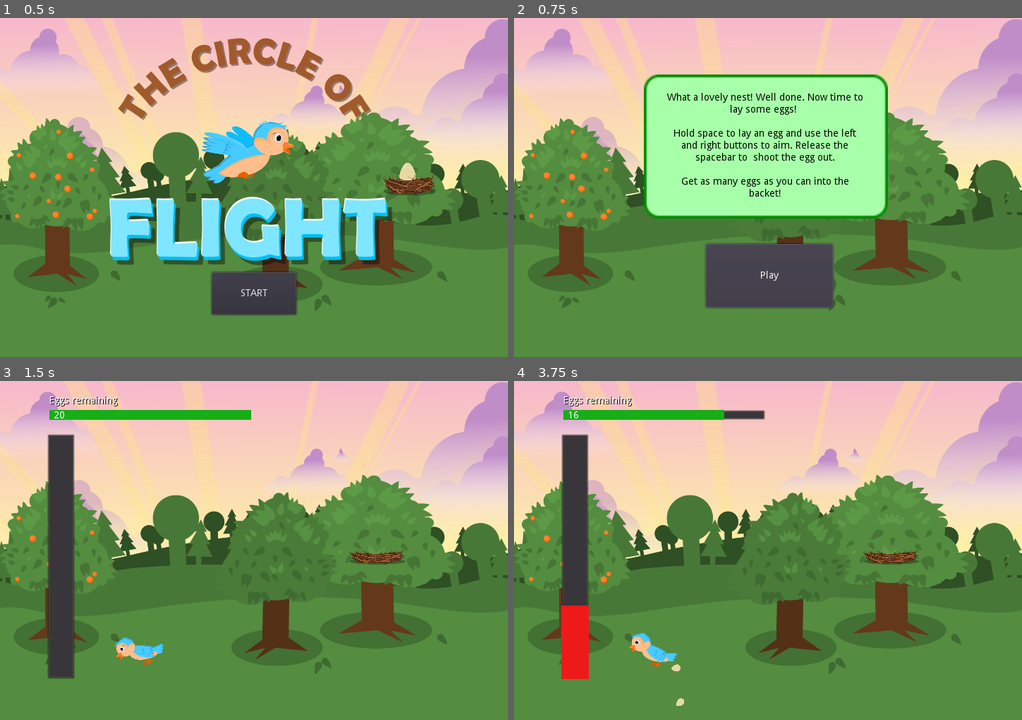
Above: before the commit, frames 1-4 (two rows, left to right).
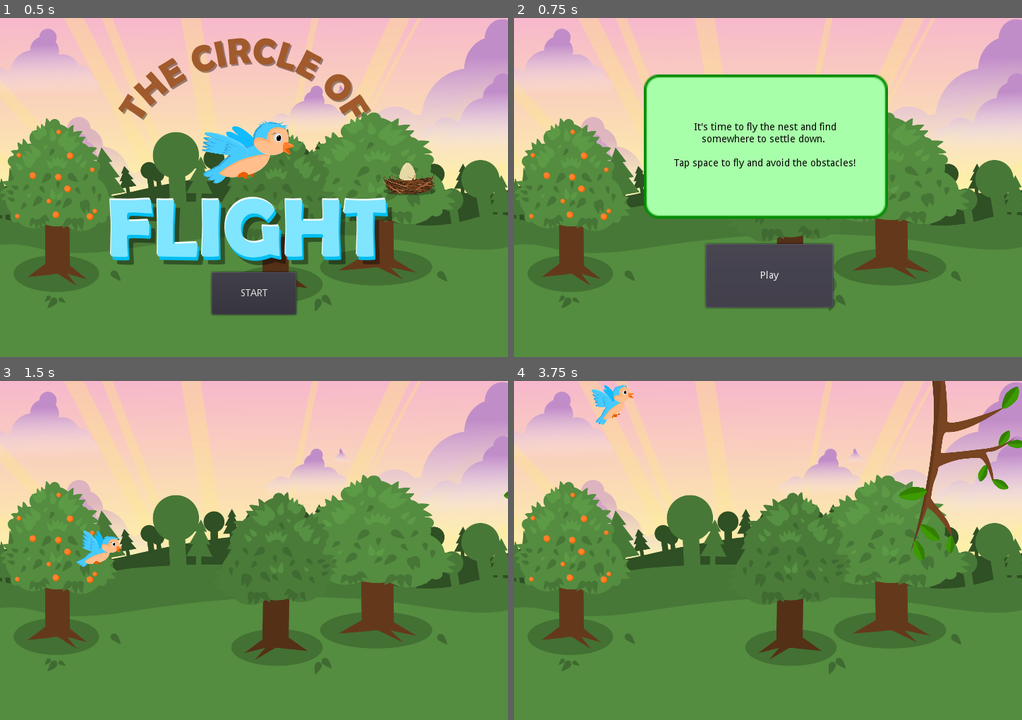
Above: after the commit, the same moments.

Repository: benfernandes/gamejam-august-2020
Game: Godot game, scene res://Main.tscn
Two runs of this game, one before a commit and one after it. Both use one fixed random seed, a clock stepped at 60 frames per second and the inputs below.
Inputs (mouse positions are in pixels of both pictures, inside the frame that each line leads up to):
- Up to frame 1 (0.5 s): no input
- Up to frame 2 (0.75 s): click "START" at 0.5 s
- Up to frame 3 (1.5 s): click "Play" at 1.25 s
- Up to frame 4 (3.75 s): move the mouse to (879, 533) at 2.02 s; hold Right (ui_right) 2.03-2.78 s; hold Space (flap) 2.03-2.78 s; click (879, 533) at 2.17 s; move the mouse to (666, 567) at 2.77 s; hold Left (ui_left) 2.78-3.53 s; tap Space (flap) at 2.85, 3.02, 3.32 s; move the mouse to (818, 475) at 3.52 s; hold Right (ui_right) from 3.53 s (still down); hold Space (flap) from 3.53 s (still down)

Frame 1 is identical in both runs. In frame 2, 2.4% of the frame differs, in the area x 30-69%, y 22-53%; in frame 3, 6.4%; in frame 4, 8.7%, in the area x 9-100%, y 0-96%.

Commit message:
Refactored Main.gd

Diff:
--- a/Main.gd
+++ b/Main.gd
@@ -1,13 +1,10 @@
 extends Node
 
 var memory_game
-var memory_game_instance
 var egg_yeeter_game
-var egg_yeeter_game_instance
 var hatch_scene
-var hatch_scene_instance
 var flappy_bird
-var flappy_bird_instance
+var scene_instance
 var current_difficulty = "easy"
 var current_act = 1
 
@@ -27,69 +24,55 @@
 	$FlappyBirdButton.hide()
 
 func _on_main_start_game():
-	start_yeeter_scene()
+	start_flappy_scene()
+
+# Temp
+func start_scene(text_node, button_node, scene):
+	text_node.show()
+	button_node.show()
+	scene_instance = scene.instance()
+	scene_instance.difficulty = current_difficulty
+	scene_instance.connect("scene_finished", self, "_on_scene_finished")
 
 # Running Flappy Bird scene
 func start_flappy_scene():
-	$FlappyBirdTextBox.show()
-	$FlappyBirdButton.show()
-	flappy_bird_instance = flappy_bird.instance()
-	flappy_bird_instance.difficulty = current_difficulty
-	flappy_bird_instance.connect("scene_finished", self, "_on_scene_finished")
-
-func _on_FlappyBirdButton_pressed():
-	hide_main_screen()
-	add_child(flappy_bird_instance)
+	start_scene($FlappyBirdTextBox, $FlappyBirdButton, flappy_bird)
 
 # Running Memory scene
 func start_memory_scene():
-	$MemoryGameTextBox.show()
-	$MemoryGameButton.show()
-	memory_game_instance = memory_game.instance()
-	memory_game_instance.difficulty = current_difficulty
-	memory_game_instance.connect("scene_finished", self, "_on_scene_finished")
-
-func _on_MemoryGameButton_pressed():
-	hide_main_screen()
-	add_child(memory_game_instance)
+	start_scene($MemoryGameTextBox, $MemoryGameButton, memory_game)
 
 # Running Yeeter scene
 func start_yeeter_scene():
-	$EggYeeterTextBox.show()
-	$EggYeeterButton.show()
-	egg_yeeter_game_instance = egg_yeeter_game.instance()
-	egg_yeeter_game_instance.difficulty = current_difficulty
-	egg_yeeter_game_instance.connect("scene_finished", self, "_on_scene_finished")
+	start_scene($EggYeeterTextBox, $EggYeeterButton, egg_yeeter_game)
 
-func _on_EggYeeterButton_pressed():
+# Handling start scene button pressed
+func _on_start_scene_button_pressed():
 	hide_main_screen()
-	add_child(egg_yeeter_game_instance)
+	add_child(scene_instance)
 
 # Running Hatching scene
 func start_hatch_scene():
 	hide_main_screen()
-	hatch_scene_instance = hatch_scene.instance()
-	hatch_scene_instance.difficulty = current_difficulty
-	hatch_scene_instance.connect("scene_finished", self, "_on_scene_finished")
-	add_child(hatch_scene_instance)
-	hatch_scene_instance.start()
+	scene_instance = hatch_scene.instance()
+	scene_instance.difficulty = current_difficulty
+	scene_instance.connect("scene_finished", self, "_on_scene_finished")
+	add_child(scene_instance)
+	scene_instance.start()
 
 # Handler for when minigames finish
 func _on_scene_finished(game_name, has_won):
 	print(game_name + " game finished with this result: " + str(has_won))
+	scene_instance.queue_free()
 
 	match game_name:
 		"flappy":
-			flappy_bird_instance.queue_free()
 			start_memory_scene()
 		"memory":
-			memory_game_instance.queue_free()
 			start_yeeter_scene()
 		"yeeter":
-			egg_yeeter_game_instance.queue_free()
 			proceed_to_next_act()
 		"hatch":
-			hatch_scene_instance.queue_free()
 			start_flappy_scene()
 
 func proceed_to_next_act():
--- a/Main.tscn
+++ b/Main.tscn
@@ -151,7 +151,7 @@
 "_edit_use_anchors_": false,
 "_editor_description_": ""
 }
-[connection signal="pressed" from="MemoryGameButton" to="." method="_on_MemoryGameButton_pressed"]
-[connection signal="pressed" from="EggYeeterButton" to="." method="_on_EggYeeterButton_pressed"]
-[connection signal="pressed" from="FlappyBirdButton" to="." method="_on_FlappyBirdButton_pressed"]
+[connection signal="pressed" from="MemoryGameButton" to="." method="_on_start_scene_button_pressed"]
+[connection signal="pressed" from="EggYeeterButton" to="." method="_on_start_scene_button_pressed"]
+[connection signal="pressed" from="FlappyBirdButton" to="." method="_on_start_scene_button_pressed"]
 [connection signal="begin" from="MainStartScreen" to="." method="_on_main_start_game"]
Not shown: 1 places in yeeter/yeeter.tscn that only renumber resources
